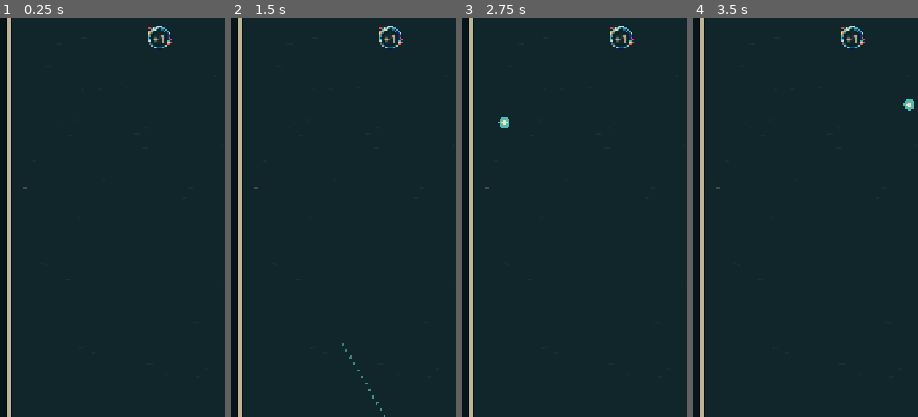
Above: before the commit, frames 1-4 (left to right).
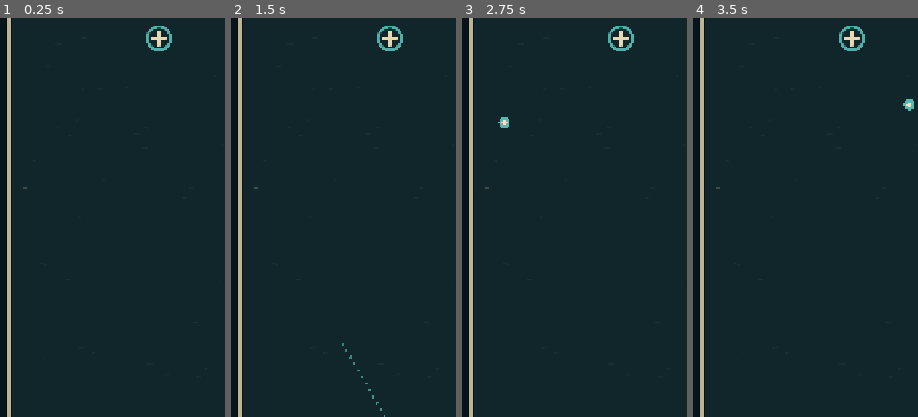
Above: after the commit, the same moments.

Repository: dfagaras/ryko-game
Game: Godot game, scene res://scenes/main.tscn
Two runs of this game, one before a commit and one after it. Both use one fixed random seed, a clock stepped at 60 frames per second and the inputs below.
Inputs (mouse positions are % of the whole screen's width and height, from its top left):
- Up to frame 1 (0.25 s): no input
- Up to frame 2 (1.5 s): tap Enter at 0.5 s; move the mouse to (72, 45) at 0.52 s; click (72, 45) at 0.67 s; tap Space at 1.25 s; drag from (30, 55) to (45, 70) at 1.27 s
- Up to frame 3 (2.75 s): move the mouse to (60, 28) at 2.02 s; click (60, 28) at 2.17 s
- Up to frame 4 (3.5 s): drag from (45, 70) to (20, 35) at 2.77 s
The pictures show only the part of the screen within x 2-52%, y 22-72%; the shares and areas given below are measured in that part.

The runs differ from the first frame. In frame 1, 0.5% of the frame differs, in the area x 64-77%, y 2-9%; in frame 2, 0.5%; in frame 3, 0.5%; in frame 4, 0.5%.

Commit message:
feat: simplify special block and power artwork

Diff:
--- /dev/null
+++ b/assets/icons/source/block_black_hole.svg
@@ -0,0 +1,7 @@
+<svg xmlns="http://www.w3.org/2000/svg" width="256" height="256" viewBox="0 0 256 256">
+  <rect width="256" height="256" rx="5" fill="#51436f"/>
+  <rect x="3" y="3" width="250" height="250" rx="3" fill="none" stroke="#f2e3bb" stroke-opacity=".22" stroke-width="5"/>
+  <circle cx="128" cy="128" r="72" fill="#020608"/>
+  <circle cx="128" cy="128" r="91" fill="none" stroke="#9477b5" stroke-width="12"/>
+  <path d="M44 93A96 96 0 0 1 213 86M211 168A96 96 0 0 1 48 179" fill="none" stroke="#b096c9" stroke-width="8" stroke-linecap="round"/>
+</svg>
--- /dev/null
+++ b/assets/icons/source/block_dense.svg
@@ -0,0 +1,15 @@
+<svg xmlns="http://www.w3.org/2000/svg" width="256" height="256" viewBox="0 0 256 256">
+  <rect width="256" height="256" rx="5" fill="#456b75"/>
+  <path d="M0 0H256V256H0Z" fill="none" stroke="#f2e3bb" stroke-opacity=".42" stroke-width="5"/>
+  <path d="M18 238L238 18" fill="none" stroke="#17343b" stroke-width="8"/>
+  <path d="M22 242L242 22" fill="none" stroke="#76929a" stroke-width="3"/>
+  <path d="M16 70H93M163 186H240M37 218L218 37" fill="none" stroke="#f2e3bb" stroke-opacity=".13" stroke-width="3" stroke-linecap="round"/>
+  <g fill="#78949b" stroke="#17343b" stroke-width="5">
+    <circle cx="28" cy="28" r="11"/><circle cx="228" cy="28" r="11"/>
+    <circle cx="28" cy="228" r="11"/><circle cx="228" cy="228" r="11"/>
+  </g>
+  <g fill="#f2e3bb" fill-opacity=".22">
+    <circle cx="24" cy="24" r="4"/><circle cx="224" cy="24" r="4"/>
+    <circle cx="24" cy="224" r="4"/><circle cx="224" cy="224" r="4"/>
+  </g>
+</svg>
--- /dev/null
+++ b/assets/icons/source/block_phase.svg
@@ -0,0 +1,7 @@
+<svg xmlns="http://www.w3.org/2000/svg" width="256" height="256" viewBox="0 0 256 256">
+  <rect width="256" height="256" rx="5" fill="#9477b5"/>
+  <rect x="3" y="3" width="250" height="250" rx="3" fill="none" stroke="#f2e3bb" stroke-opacity=".26" stroke-width="5"/>
+  <path d="M0 0H256L0 176Z" fill="#6f5a91"/>
+  <path d="M0 81L256 0V174L0 256Z" fill="#b096c9" fill-opacity=".72"/>
+  <path d="M0 96L256 16M0 240L256 160" fill="none" stroke="#f2e3bb" stroke-opacity=".24" stroke-width="5"/>
+</svg>
--- /dev/null
+++ b/assets/icons/source/block_regenerative.svg
@@ -0,0 +1,7 @@
+<svg xmlns="http://www.w3.org/2000/svg" width="256" height="256" viewBox="0 0 256 256">
+  <rect width="256" height="256" rx="5" fill="#55b8b1"/>
+  <rect x="3" y="3" width="250" height="250" rx="3" fill="none" stroke="#f2e3bb" stroke-opacity=".34" stroke-width="5"/>
+  <path d="M187 74A82 82 0 1 0 198 166" fill="none" stroke="#f2e3bb" stroke-width="18" stroke-linecap="round"/>
+  <path d="M182 47L226 73L183 99Z" fill="#f2e3bb"/>
+  <path d="M24 187C57 220 100 231 143 222" fill="none" stroke="#17343b" stroke-opacity=".16" stroke-width="5" stroke-linecap="round"/>
+</svg>
--- /dev/null
+++ b/assets/icons/source/power_ghost.svg
@@ -0,0 +1,5 @@
+<svg xmlns="http://www.w3.org/2000/svg" width="256" height="256" viewBox="0 0 256 256">
+  <path d="M128 33A95 95 0 0 0 128 223Z" fill="#55b8b1"/>
+  <circle cx="128" cy="128" r="95" fill="none" stroke="#f2e3bb" stroke-width="15"/>
+  <path d="M128 34V222" fill="none" stroke="#f2e3bb" stroke-width="8"/>
+</svg>
--- /dev/null
+++ b/assets/icons/source/power_ion.svg
@@ -0,0 +1,4 @@
+<svg xmlns="http://www.w3.org/2000/svg" width="256" height="256" viewBox="0 0 256 256">
+  <path d="M128 29L227 128L128 227L29 128Z" fill="#e7ae43" stroke="#f2e3bb" stroke-width="14" stroke-linejoin="round"/>
+  <path d="M43 128H213" fill="none" stroke="#f2e3bb" stroke-width="18" stroke-linecap="round"/>
+</svg>
--- /dev/null
+++ b/assets/icons/source/power_plus_one.svg
@@ -0,0 +1,4 @@
+<svg xmlns="http://www.w3.org/2000/svg" width="256" height="256" viewBox="0 0 256 256">
+  <circle cx="128" cy="128" r="92" fill="#10262b" fill-opacity=".82" stroke="#55b8b1" stroke-width="22"/>
+  <path d="M128 79V177M79 128H177" fill="none" stroke="#f2e3bb" stroke-width="24" stroke-linecap="round"/>
+</svg>
--- /dev/null
+++ b/assets/icons/source/power_supernova.svg
@@ -0,0 +1,4 @@
+<svg xmlns="http://www.w3.org/2000/svg" width="256" height="256" viewBox="0 0 256 256">
+  <circle cx="128" cy="128" r="96" fill="#10262b" fill-opacity=".82" stroke="#f2e3bb" stroke-width="14"/>
+  <path d="M128 49L144 95L184 72L162 112L207 128L162 144L184 184L144 161L128 207L112 161L72 184L94 144L49 128L94 112L72 72L112 95Z" fill="#e94f43"/>
+</svg>
--- a/scripts/main.gd
+++ b/scripts/main.gd
@@ -1458,14 +1458,18 @@
 				true
 			)
 			if is_dense:
-				_draw_cell_texture(ICON_BLOCK_DENSE, rect, 0.88)
+				_draw_cell_texture(ICON_BLOCK_DENSE, rect)
 			elif is_regenerative:
-				_draw_cell_texture(ICON_BLOCK_REGENERATIVE, rect, 0.86)
+				_draw_cell_texture(ICON_BLOCK_REGENERATIVE, rect)
 			elif is_black_hole:
-				_draw_cell_texture(ICON_BLOCK_BLACK_HOLE, rect, 0.84)
+				_draw_cell_texture(ICON_BLOCK_BLACK_HOLE, rect)
 				_draw_black_hole_sides(rect, item.get("absorbing_sides", []))
 			elif is_phase:
-				_draw_cell_texture(ICON_BLOCK_PHASE, rect, 0.78 * phase_alpha)
+				_draw_cell_texture(ICON_BLOCK_PHASE, rect, phase_alpha)
+			# Special artwork fills the complete cell. Apply the collision flash
+			# afterwards so it stays visible without hiding the HP label.
+			if variant != "normal" and hit_flash_ratio > 0.0:
+				draw_rect(rect, Color(CREAM, hit_flash_ratio * 0.25), true)
 		else:
 			var local_points := _triangle_local_points(String(item["orientation"]))
 			var points := PackedVector2Array()
@@ -1591,10 +1595,7 @@
 			continue
 		var center: Vector2 = pickup["position"]
 		var icon_rect := Rect2(center - Vector2(26.0, 26.0), Vector2(52.0, 52.0))
-		_draw_cell_texture(ICON_POWER_PLUS_ONE, icon_rect, 0.90)
-		# The exact text stays code-rendered; generated art never controls gameplay copy.
-		draw_circle(center, 14.0, Color(PANEL, 0.96))
-		_draw_centered_label("+1", center, 17, CREAM)
+		_draw_cell_texture(ICON_POWER_PLUS_ONE, icon_rect, 0.94)
 
 
 func _draw_ion_powers() -> void:
@@ -1628,8 +1629,6 @@
 			Rect2(center - Vector2(26.0, 26.0), Vector2(52.0, 52.0)),
 			0.44 if is_exhausted else 0.92
 		)
-		draw_circle(center, 11.0, Color(PANEL, 0.96))
-		_draw_centered_label(str(remaining), center, 12, CREAM)
 
 		var pulse_progress := clampf(
 			float(core.get("pulse_elapsed", SUPERNOVA_EFFECT_DURATION)) / SUPERNOVA_EFFECT_DURATION,
Binary file changed: assets/icons/block_black_hole.png
Binary file changed: assets/icons/block_dense.png
Binary file changed: assets/icons/block_phase.png
Binary file changed: assets/icons/block_regenerative.png
Binary file changed: assets/icons/power_ghost.png
Binary file changed: assets/icons/power_ion.png
Binary file changed: assets/icons/power_plus_one.png
Binary file changed: assets/icons/power_supernova.png
